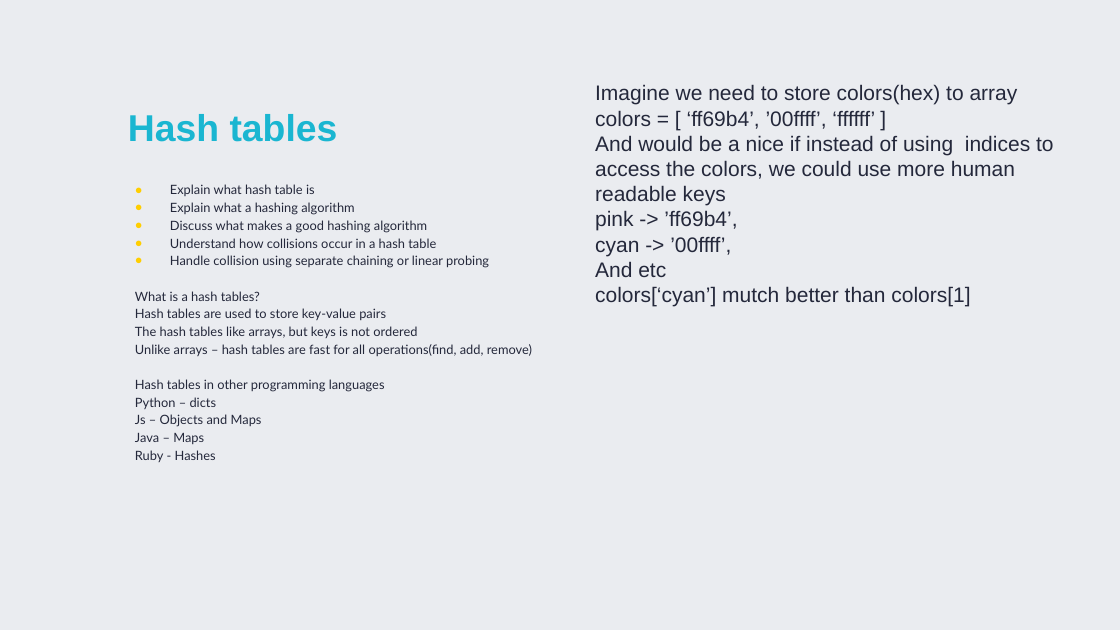
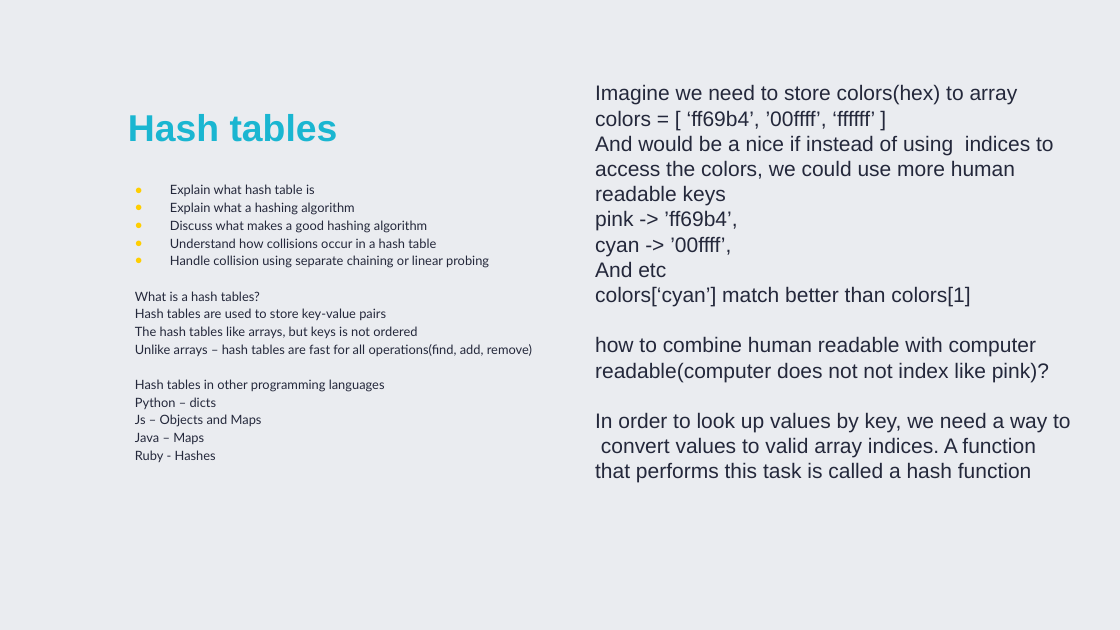
Before and after one commit to TigranVardanyan/Algorithms-and-Data-structures, a slide deck: slide 23 of ds&a.pptx. Drawn at 1120x630 pixels with LibreOffice and Linux fonts; fonts in the diff are those of the drawing. Boxes give left, top, right and bottom in pixels: in the first picture for what was removed or moved away, otherwise in the second. Text is boxed around its words. In the diff, an @@ line names an element or a change of style, - is before the commit and + after.

Commit message:
file

```diff
--- a/ds&a.pptx
+++ b/ds&a.pptx
@@ text at bbox=[595, 286, 1070, 483]: text changed @@
-colors[‘cyan’] mutch better than colors[1]
+colors[‘cyan’] match better than colors[1]
+how to combine human readable with computer readable(computer does not not index like pink)?
+In order to look up values by key, we need a way to convert values to valid array indices. A function that performs this task is called a hash function
```
Also in this commit, not shown: 1 slide added.
